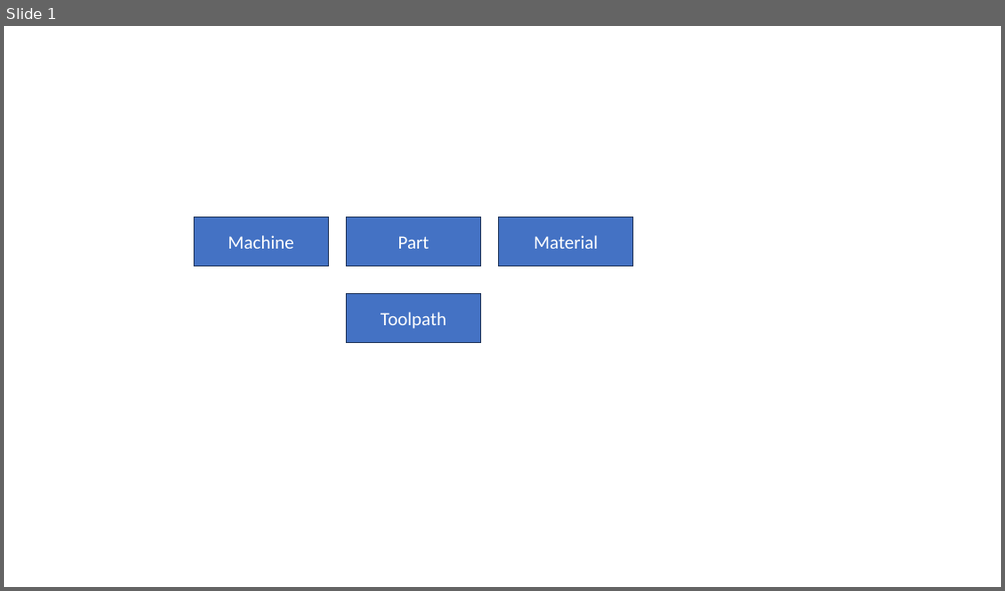
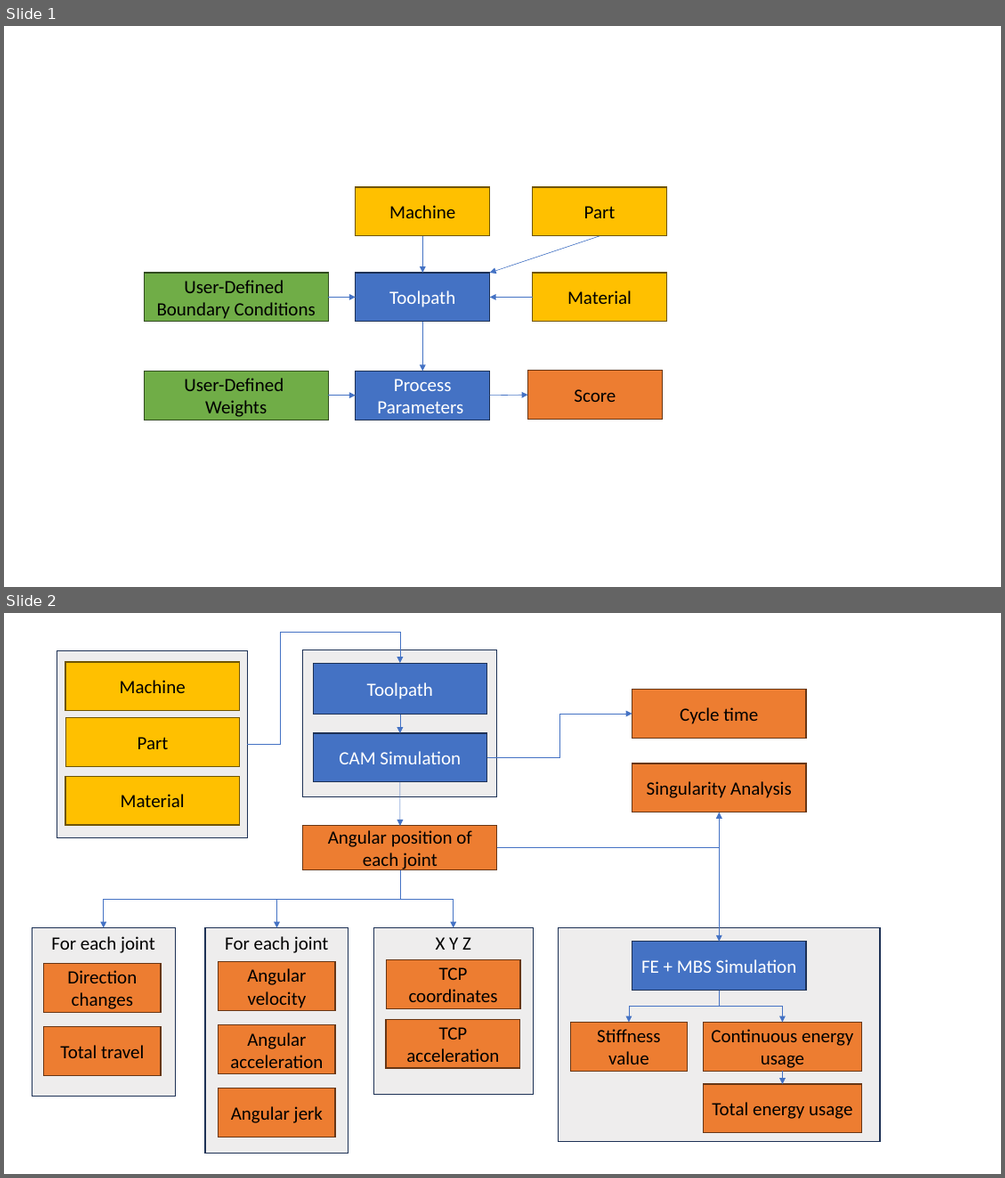
Before and after one commit to JanNalivaika/MASTERS-THESIS, a slide deck: Latex/figures/images.pptx. Shown one above the other, each under a label of ours: slide 1 before the commit, slides 1 and 2 after it. The pictures are 1005x591 and 1005x1178 pixels, drawn with LibreOffice and Linux fonts; fonts in the diff are those of the drawing. Boxes give left, top, right and bottom in pixels: in the first picture for what was removed or moved away, otherwise in the second. Text is boxed around its words. In the diff, an @@ line names an element or a change of style, - is before the commit and + after.

```diff
--- a/Latex/figures/images.pptx
+++ b/Latex/figures/images.pptx
@@ slide 2 added at box(4, 613, 1001, 1174), background #FFFFFF @@
@@ group added at box(32, 632, 880, 1153): 25 rectangles, 9 elbow arrows, 3 arrows @@
+CAM Simulation
+Angular position of each joint
+Machine
+Part
+Material
+Toolpath
+For each joint
+Angular velocity
+Angular acceleration
+Angular jerk
+X Y Z
+TCP coordinates
+TCP acceleration
+For each joint
+Direction changes
+Total travel
+Singularity Analysis
+Cycle time
+Stiffness value
+Continuous energy usage
+Total energy usage
+FE + MBS Simulation
@@ slide 1 changed as well @@
@@ rectangle "Machine": place and size @@
-rectangle "Machine" at box(194, 216, 329, 265)
+rectangle "Machine" at box(356, 187, 490, 235)
@@ text colour #FFFFFF to #000000; fill #4472C4 to #FFC000; outline #1E3256 1 pt to #705400 1 pt in 3 elements at box(533, 273, 667, 321), box(356, 187, 490, 235), box(533, 187, 667, 235) @@
@@ rectangle "Part": place and size @@
-rectangle "Part" at box(347, 216, 481, 265)
+rectangle "Part" at box(533, 187, 667, 235)
@@ rectangle "Toolpath": place and size @@
-rectangle "Toolpath" at box(347, 294, 481, 342)
+rectangle "Toolpath" at box(356, 273, 490, 321)
@@ rectangle "Material": place and size @@
-rectangle "Material" at box(499, 216, 633, 265)
+rectangle "Material" at box(533, 273, 667, 321)
@@ group added at box(144, 236, 663, 419): 7 arrows, 4 rectangles @@
+Process Parameters
+User-Defined
+Weights
+Score
+User-Defined
+Boundary Conditions
```
Also in this commit, not shown: 1 other slide added, 16 other files.
